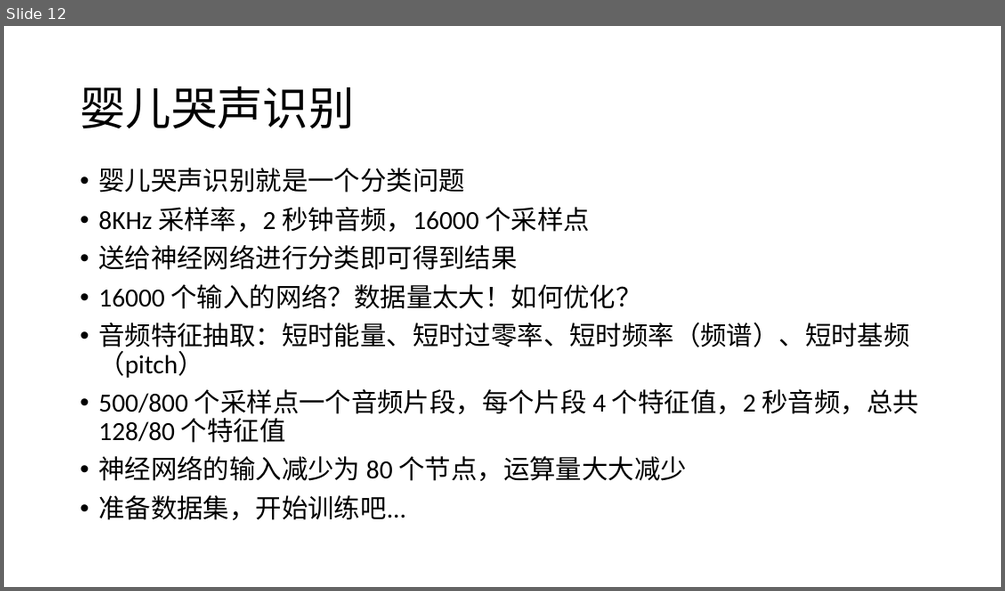
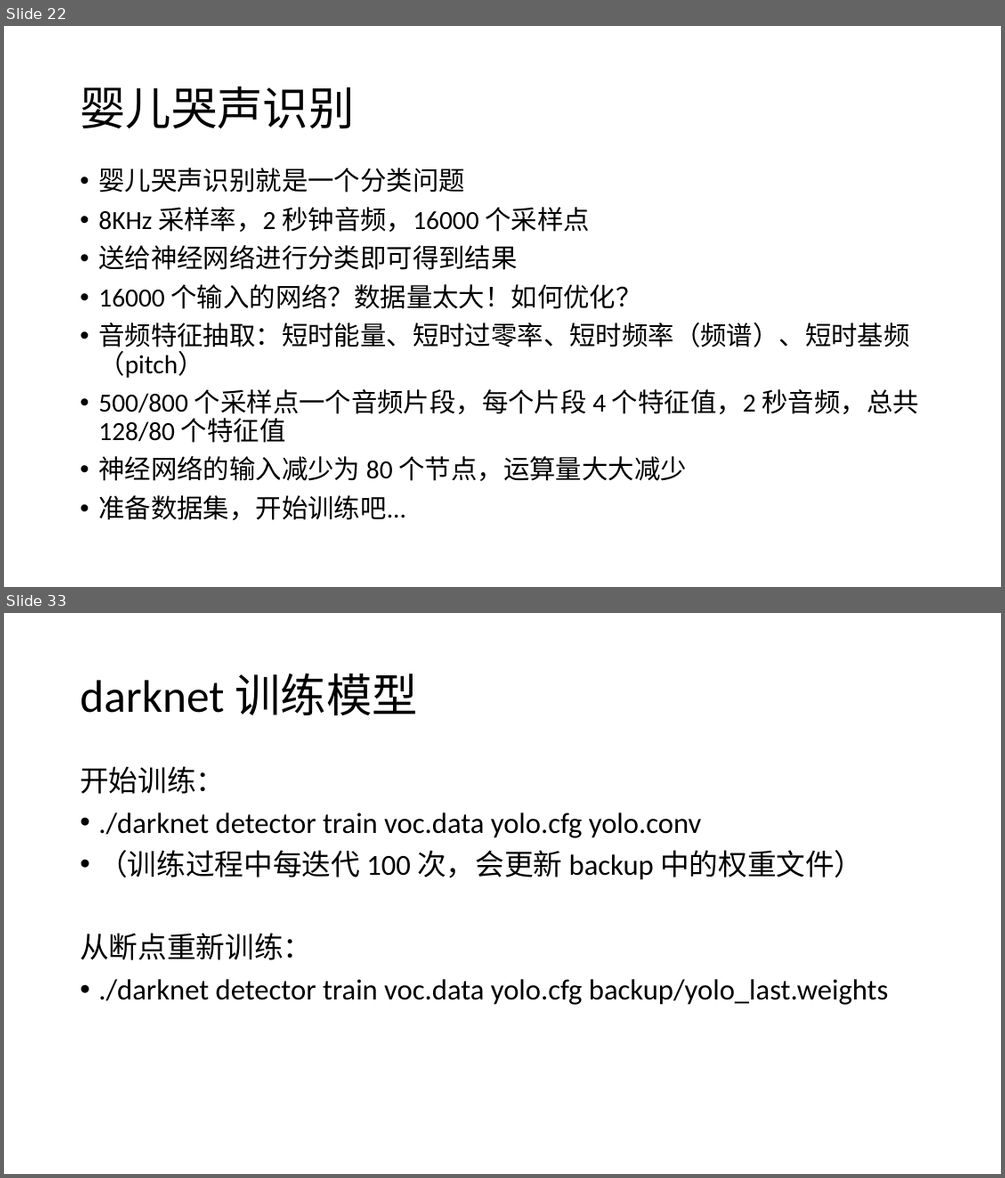
Before and after one commit to rockcarry/ffann, a slide deck: docs/BP 神经网络 C 语言实现与项目应用.pptx. Shown one above the other, each under a label of ours: slide 12 before the commit, slides 22 and 33 after it; the slides between them are not shown. The pictures are 1005x591 and 1005x1178 pixels, drawn with LibreOffice and Linux fonts; fonts in the diff are those of the drawing. Boxes give left, top, right and bottom in pixels: in the first picture for what was removed or moved away, otherwise in the second. Text is boxed around its words. In the diff, an @@ line names an element or a change of style, - is before the commit and + after.

Commit message:
更新 'BP 神经网络 C 语言实现与项目应用.pptx'

```diff
--- a/docs/BP 神经网络 C 语言实现与项目应用.pptx
+++ b/docs/BP 神经网络 C 语言实现与项目应用.pptx
@@ slide 33 added at bbox=[4, 613, 1001, 1174], background #FFFFFF @@
@@ title added at bbox=[80, 673, 417, 715], 44 pt, text #000000 @@
+darknet 训练模型
@@ text added at bbox=[80, 766, 889, 1005], 28 pt, text #000000 @@
+开始训练：
+• ./darknet detector train voc.data yolo.cfg yolo.conv
+• （训练过程中每迭代 100 次，会更新 backup 中的权重文件）
+从断点重新训练：
+• ./darknet detector train voc.data yolo.cfg backup/yolo_last.weights
@@ what was slide 12 is now slide 22 @@
```
Also in this commit, not shown: 2 slides changed, 29 other slides added.
